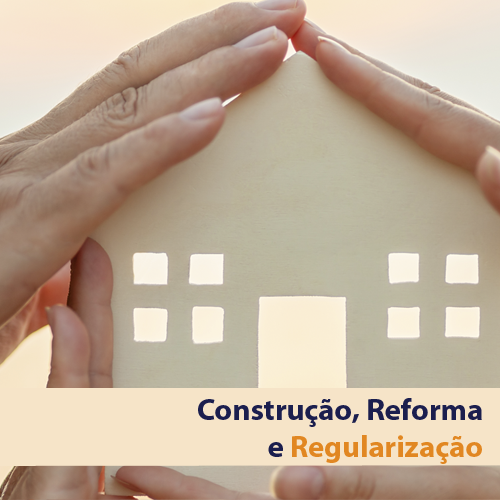
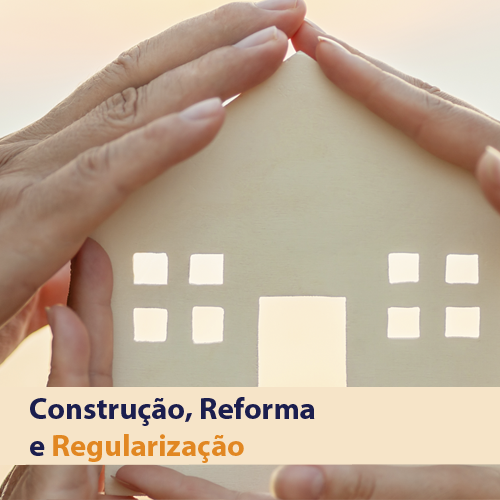
Comparing the layer stacks of the two (500, 500) images. Changes:
painted on "Construção, Reforma e Regularização" over bbox(30, 397, 482, 464)
painted on "Forma 1" over bbox(0, 387, 500, 466)
